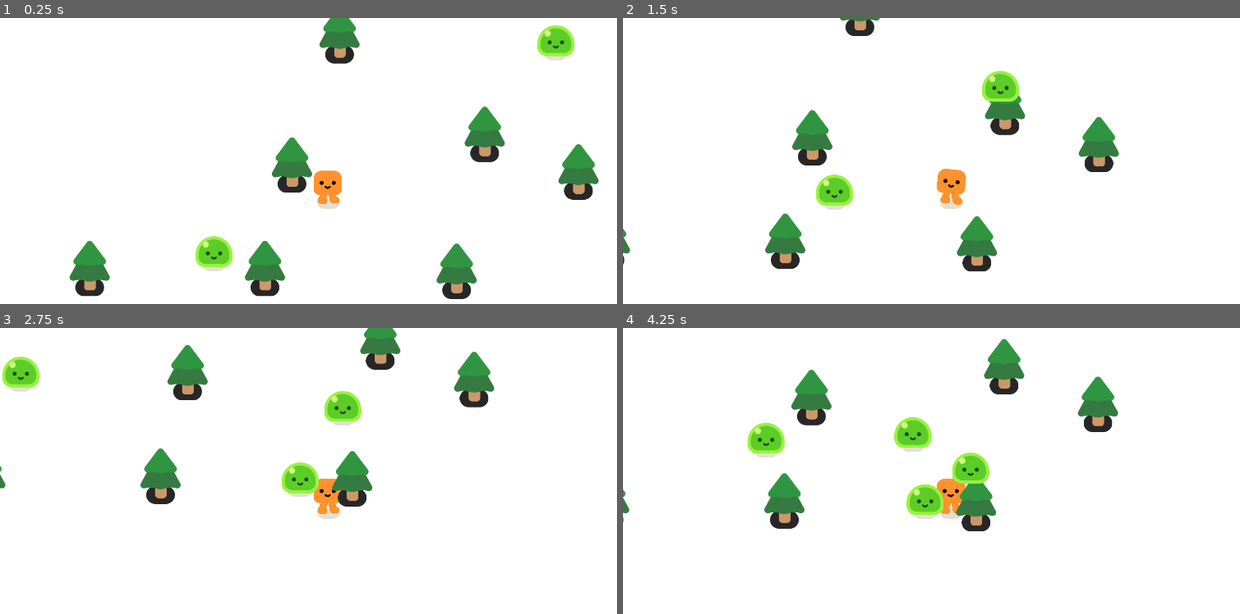
Above: before the commit, frames 1-4 (two rows, left to right).
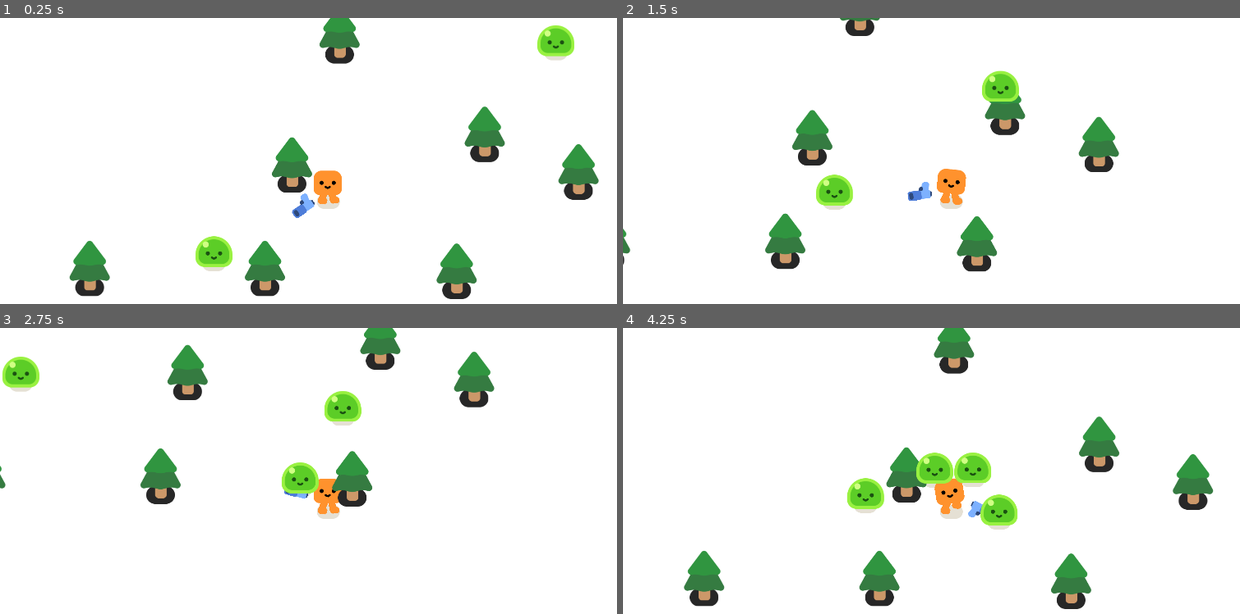
Above: after the commit, the same moments.

Repository: Akapaya/2D-SurvivalGodot
Game: Godot game, scene res://survivors_game.tscn
Two runs of this game, one before a commit and one after it. Both use one fixed random seed, a clock stepped at 60 frames per second and the inputs below.
Inputs:
- Up to frame 1 (0.25 s): no input
- Up to frame 2 (1.5 s): hold D (move_right) 0.53-1.28 s; hold S (move_down) from 1.28 s (still down)
- Up to frame 3 (2.75 s): release S (move_down) at 2.03 s; hold D (move_right) from 2.03 s (still down)
- Up to frame 4 (4.25 s): release D (move_right) at 2.78 s; hold W (move_up) 2.78-3.53 s; hold A (move_left) from 3.53 s (still down)

The runs differ from the first frame. In frame 1, 0.2% of the frame differs, in the area x 47-51%, y 61-70%; in frame 2, 0.2%; in frame 3, less than 0.1%; in frame 4, 13%, in the area x 0-96%, y 0-99%.

Commit message:
Created the gun with look at to enemies
Created the gun with look at to enemies

Diff:
--- a/Fabs/Mobs/Slime1.tscn
+++ b/Fabs/Mobs/Slime1.tscn
@@ -7,6 +7,8 @@
 radius = 46.0109
 
 [node name="Mob" type="CharacterBody2D"]
+collision_layer = 2
+collision_mask = 3
 script = ExtResource("1_3e74n")
 moveVelocity = 250
 
--- /dev/null
+++ b/Fabs/Weapons/gun1.gd
@@ -0,0 +1,9 @@
+extends Area2D
+
+
+func _physics_process(delta):
+	var enemies_in_range = get_overlapping_bodies()
+
+	if enemies_in_range.size() > 0:
+		var target_enemy = enemies_in_range.front()
+		look_at(target_enemy.global_position)
--- /dev/null
+++ b/Fabs/Weapons/gun1.tscn
@@ -0,0 +1,24 @@
+[gd_scene load_steps=4 format=3 uid="uid://bink0d8tip1jh"]
+
+[ext_resource type="Texture2D" uid="uid://cswb5do8rrj7q" path="res://pistol/pistol.png" id="1_7ug1x"]
+[ext_resource type="Script" path="res://Fabs/Weapons/gun1.gd" id="1_n3csi"]
+
+[sub_resource type="CircleShape2D" id="CircleShape2D_4ha3y"]
+radius = 633.028
+
+[node name="Gun" type="Area2D"]
+collision_layer = 0
+collision_mask = 2
+script = ExtResource("1_n3csi")
+
+[node name="CollisionShape2D" type="CollisionShape2D" parent="."]
+shape = SubResource("CircleShape2D_4ha3y")
+
+[node name="WeaponPivot" type="Marker2D" parent="."]
+
+[node name="Pistol" type="Sprite2D" parent="WeaponPivot"]
+position = Vector2(95, 0)
+texture = ExtResource("1_7ug1x")
+
+[node name="ShootingPoint" type="Marker2D" parent="WeaponPivot/Pistol"]
+position = Vector2(27, -11)
--- a/Player.tscn
+++ b/Player.tscn
@@ -1,7 +1,8 @@
-[gd_scene load_steps=4 format=3 uid="uid://cnqemgq8yr2m6"]
+[gd_scene load_steps=5 format=3 uid="uid://cnqemgq8yr2m6"]
 
 [ext_resource type="PackedScene" uid="uid://pbmyh1qru7p" path="res://characters/happy_boo/happy_boo.tscn" id="1_58btx"]
 [ext_resource type="Script" path="res://Player.gd" id="1_wwwnp"]
+[ext_resource type="PackedScene" uid="uid://bink0d8tip1jh" path="res://Fabs/Weapons/gun1.tscn" id="3_q8poc"]
 
 [sub_resource type="CapsuleShape2D" id="CapsuleShape2D_cdr80"]
 radius = 31.0
@@ -20,3 +21,6 @@
 shape = SubResource("CapsuleShape2D_cdr80")
 
 [node name="Camera2D" type="Camera2D" parent="."]
+
+[node name="Gun" parent="." instance=ExtResource("3_q8poc")]
+position = Vector2(0, -44)
